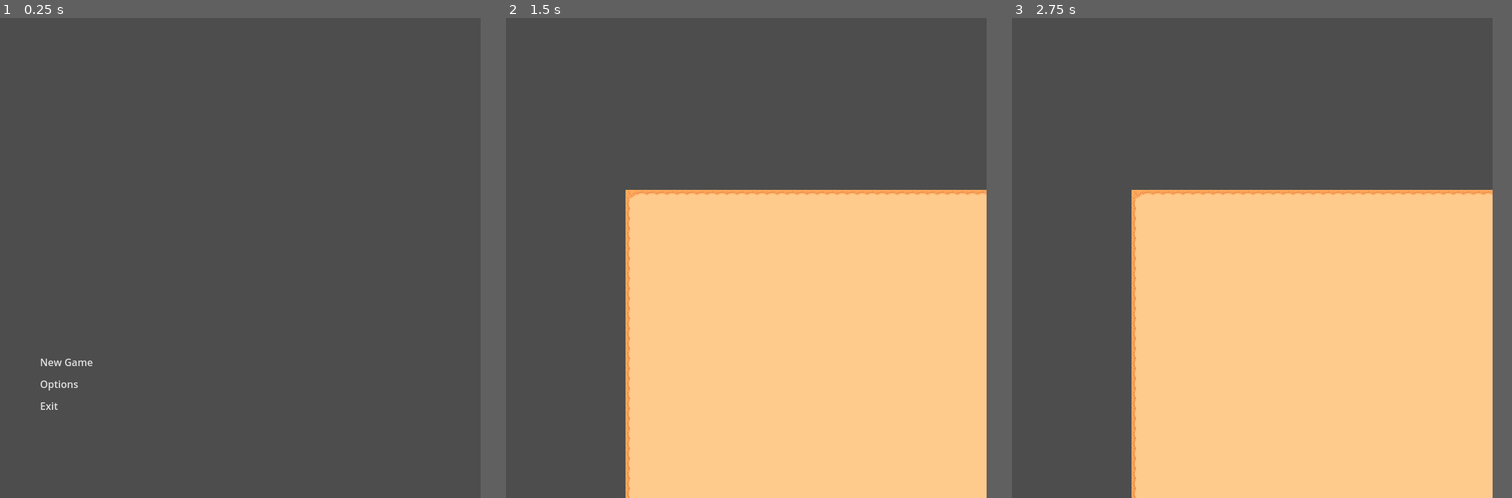
Above: before the commit, frames 1-3 (left to right).
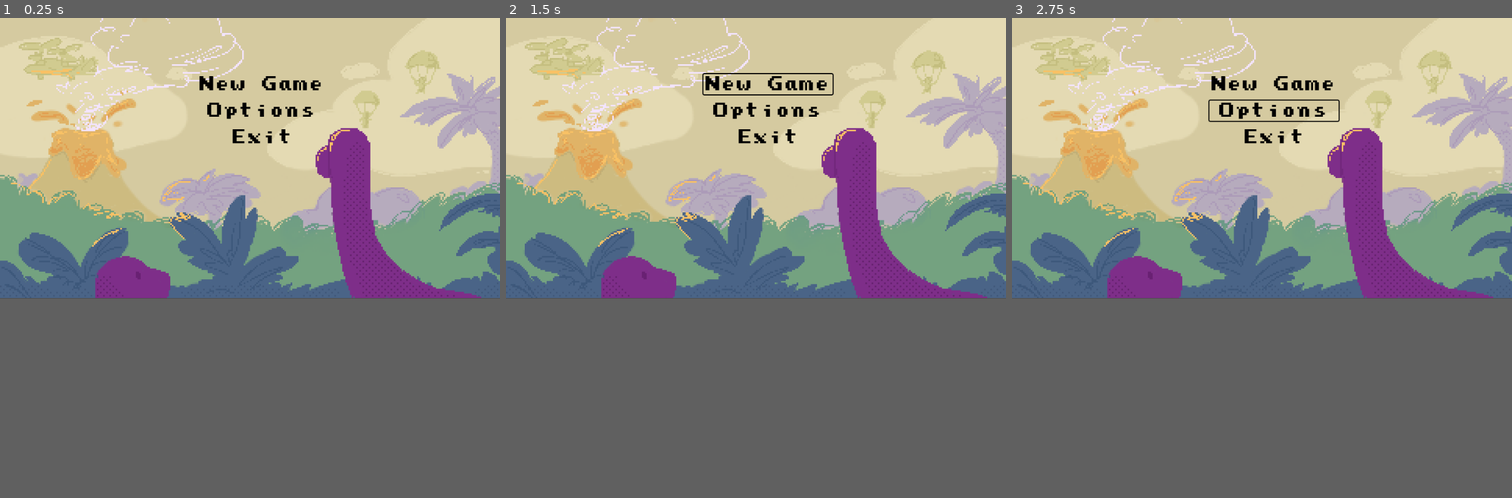
Above: after the commit, the same moments.

Repository: Dawiderter/hack_yeah_2023
Game: Godot game, scene res://scenes/ui/MainMenu.tscn
Two runs of this game, one before a commit and one after it. Both use one fixed random seed, a clock stepped at 60 frames per second and the inputs below. This scene is started directly instead of the project's main scene.
Inputs (mouse positions are in pixels of both pictures, inside the frame that each line leads up to):
- Up to frame 1 (0.25 s): no input
- Up to frame 2 (1.5 s): click "New Game" at 0.5 s; click (756, 133) at 1.25 s, where only the run after the commit has a clickable "New Game"
- Up to frame 3 (2.75 s): click (1262, 176) at 2 s, where only the run after the commit has a clickable "Options"
In our replay, the window is 768x768 before the commit and 799x449 after it. These sizes can differ from the game's own. Grey fills any space a smaller window leaves; there, only what the larger window draws over its background counts as a difference.

The runs differ from the first frame. In frame 1, 58% of the frame differs, in the area x 0-100%, y 0-82%; in frame 2, 68%; in frame 3, 68%, in the area x 0-100%, y 0-100%.
Error after the commit: Parse Error: Expected indented block after function declaration. (res://scenes/ui/MainMenu.gd:26)

Commit message:
Change UI

Diff:
--- a/project.godot
+++ b/project.godot
@@ -17,10 +17,9 @@
 
 [display]
 
-window/size/viewport_width=768
-window/size/viewport_height=768
-window/size/window_width_override=768
-window/size/window_height_override=768
+window/size/viewport_width=960
+window/size/viewport_height=540
+window/size/resizable=false
 
 [input]
 
--- a/scenes/ui/MainMenu.gd
+++ b/scenes/ui/MainMenu.gd
@@ -19,3 +19,12 @@
 
 func _on_exit_pressed():
 	get_tree().quit()
+
+
+
+
+func _on_start_focus_entered():
+
+
+
+func _on_start_focus_exited():
--- a/scenes/ui/MainMenu.tscn
+++ b/scenes/ui/MainMenu.tscn
@@ -1,48 +1,78 @@
-[gd_scene load_steps=2 format=3 uid="uid://ipt6rppg55wy"]
+[gd_scene load_steps=4 format=3 uid="uid://ipt6rppg55wy"]
 
 [ext_resource type="Script" path="res://scenes/ui/MainMenu.gd" id="1_l5ssx"]
+[ext_resource type="Texture2D" uid="uid://c5bedp8t5jcha" path="res://scenes/assets/main_menu_background.png" id="2_rartn"]
+[ext_resource type="FontFile" uid="uid://o1dq6pr7wn32" path="res://scenes/font/prstart.ttf" id="3_8j7un"]
 
 [node name="Control" type="Control"]
 layout_mode = 3
 anchor_top = 0.009
-anchor_right = 1.0
+anchor_right = 1.311
 anchor_bottom = 1.005
-offset_top = 0.0559999
-offset_bottom = -0.0800018
+offset_top = 0.0879993
+offset_right = -252.848
+offset_bottom = -189.84
 grow_horizontal = 2
 grow_vertical = 0
 script = ExtResource("1_l5ssx")
 
+[node name="TextureRect" type="TextureRect" parent="."]
+layout_mode = 0
+offset_top = -6.0
+offset_right = 960.0
+offset_bottom = 534.0
+texture = ExtResource("2_rartn")
+
 [node name="VBoxContainer" type="VBoxContainer" parent="."]
+modulate = Color(0, 0, 0, 1)
+self_modulate = Color(0, 0, 0, 1)
 layout_mode = 1
-anchors_preset = 2
-anchor_top = 1.0
-anchor_bottom = 1.0
-offset_left = 60.0
-offset_top = -255.0
-offset_right = 306.0
-offset_bottom = -118.0
-grow_vertical = 0
+anchors_preset = -1
+anchor_left = 0.5
+anchor_top = 0.5
+anchor_right = 0.5
+anchor_bottom = 0.5
+offset_left = -123.0
+offset_top = -68.5
+offset_right = 123.0
+offset_bottom = 68.5
+grow_horizontal = 2
+grow_vertical = 2
+theme_override_constants/separation = 12
 alignment = 1
 
 [node name="Start" type="Button" parent="VBoxContainer"]
+modulate = Color(0, 0, 0, 1)
+self_modulate = Color(0, 0, 0, 1)
 layout_mode = 2
+theme_override_fonts/font = ExtResource("3_8j7un")
+theme_override_font_sizes/font_size = 30
 text = "New Game"
 flat = true
-alignment = 0
+icon_alignment = 1
 
 [node name="Options" type="Button" parent="VBoxContainer"]
+modulate = Color(0, 0, 0, 1)
+self_modulate = Color(0, 0, 0, 1)
 layout_mode = 2
+theme_override_fonts/font = ExtResource("3_8j7un")
+theme_override_font_sizes/font_size = 30
 text = "Options"
 flat = true
-alignment = 0
+icon_alignment = 1
 
 [node name="Exit" type="Button" parent="VBoxContainer"]
+modulate = Color(0, 0, 0, 1)
+self_modulate = Color(0, 0, 0, 1)
 layout_mode = 2
+theme_override_fonts/font = ExtResource("3_8j7un")
+theme_override_font_sizes/font_size = 30
 text = "Exit"
 flat = true
-alignment = 0
+icon_alignment = 1
 
+[connection signal="focus_entered" from="VBoxContainer/Start" to="." method="_on_start_focus_entered"]
+[connection signal="focus_exited" from="VBoxContainer/Start" to="." method="_on_start_focus_exited"]
 [connection signal="pressed" from="VBoxContainer/Start" to="." method="_on_start_pressed"]
 [connection signal="pressed" from="VBoxContainer/Options" to="." method="_on_options_pressed"]
 [connection signal="pressed" from="VBoxContainer/Exit" to="." method="_on_exit_pressed"]
--- /dev/null
+++ b/scenes/ui/pause.gd
@@ -0,0 +1,19 @@
+extends Control
+
+
+# Called when the node enters the scene tree for the first time.
+func _ready():
+	process_mode = Node.PROCESS_MODE_PAUSABLE
+
+
+# Called every frame. 'delta' is the elapsed time since the previous frame.
+func _process(delta):
+	pass
+
+func _on_pause_button_pressed():
+	get_tree().paused = true
+	$pause_popup.show()
+
+func _on_pause_popup_close_pressed():
+	$pause_popup.hide()
+	get_tree().paused = false
--- /dev/null
+++ b/scenes/ui/pause.tscn
@@ -0,0 +1,44 @@
+[gd_scene load_steps=2 format=3 uid="uid://xcspfrnsbuxo"]
+
+[ext_resource type="Script" path="res://scenes/ui/pause.gd" id="1_68gb1"]
+
+[node name="pause" type="Control"]
+layout_mode = 3
+anchors_preset = 15
+anchor_right = 1.0
+anchor_bottom = 1.0
+grow_horizontal = 2
+grow_vertical = 2
+script = ExtResource("1_68gb1")
+
+[node name="VBoxContainer" type="VBoxContainer" parent="."]
+layout_mode = 1
+anchors_preset = 15
+anchor_right = 1.0
+anchor_bottom = 1.0
+grow_horizontal = 2
+grow_vertical = 2
+
+[node name="ColorRect" type="ColorRect" parent="VBoxContainer"]
+layout_mode = 2
+size_flags_vertical = 3
+color = Color(0, 0, 0, 0.313726)
+
+[node name="CenterContainer" type="CenterContainer" parent="VBoxContainer/ColorRect"]
+layout_mode = 1
+anchors_preset = 8
+anchor_left = 0.5
+anchor_top = 0.5
+anchor_right = 0.5
+anchor_bottom = 0.5
+offset_left = -39.5
+offset_top = -15.5
+offset_right = 39.5
+offset_bottom = 15.5
+grow_horizontal = 2
+grow_vertical = 2
+
+[node name="Continue" type="Button" parent="VBoxContainer/ColorRect/CenterContainer"]
+layout_mode = 2
+text = "Continue"
+icon_alignment = 1
Not shown, added: scenes/font/license.txt
Binary file added: scenes/font/prstart.ttf
Not shown, added: scenes/font/prstart.ttf.import
Binary file added: scenes/font/prstartk.ttf
Not shown, added: scenes/font/prstartk.ttf.import
